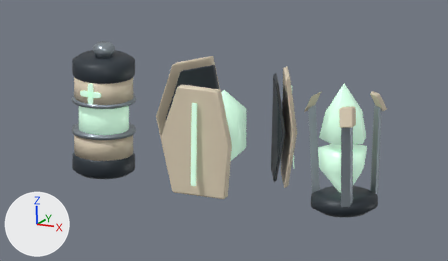
What one commit did to the Blender file unity-vfx-preview/Art/PowerCells.blend.
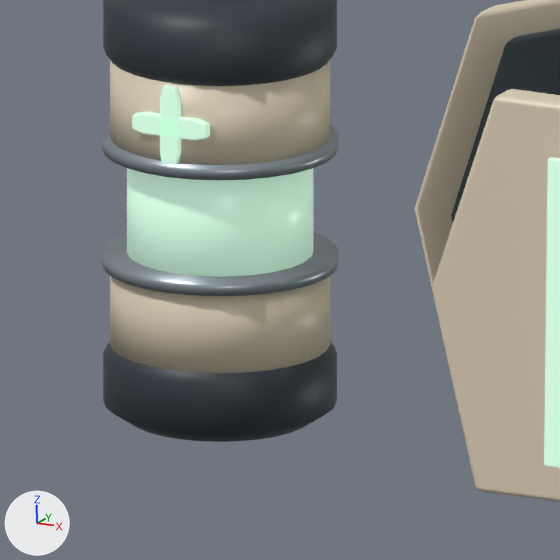
Each version is shown from the file's camera 'Preview', then close up on the part from 10% to 44% of the width and 23% to 81% of the height. Every picture has the same lights, and +X, +Y and +Z are marked at lower left. The last two pictures show the newer version.

Before the edit, the objects in view are built like this:
```python
me_cross_bar = bpy.data.meshes.new('Cross bar')
me_cross_bar.from_pydata(...)  # 80 vertices, 74 faces; spans x -0.05..0.05, y -0.137..-0.125, z 0.112..0.138
me_cross_bar.materials.append(mat_glow)  # green #cbf3da, glowing green #cbf3da
me_cross_stem = bpy.data.meshes.new('Cross stem')
me_cross_stem.from_pydata(...)  # 80 vertices, 74 faces; spans x -0.013..0.013, y -0.137..-0.125, z 0.075..0.175
me_cross_stem.materials.append(mat_glow)  # green #cbf3da, glowing green #cbf3da
me_petal_edge_light = bpy.data.meshes.new('Petal edge light')
me_petal_edge_light.from_pydata(...)  # 56 vertices, 54 faces; spans x -0.012..0.012, y -0.31..-0.29, z -0.18..0.2
me_petal_edge_light.materials.append(mat_glow)  # green #cbf3da, glowing green #cbf3da
ob_cross_bar = bpy.data.objects.new('Cross bar', me_cross_bar)
ob_cross_bar.parent = ob_med
ob_cross_bar.location = (0.0, 0.0, 0.0)
ob_cross_stem = bpy.data.objects.new('Cross stem', me_cross_stem)
ob_cross_stem.parent = ob_med
ob_cross_stem.location = (0.0, 0.0, 0.0)
ob_petal_edge_light = bpy.data.objects.new('Petal edge light', me_petal_edge_light)
ob_petal_edge_light.parent = ob_shield
ob_petal_edge_light.location = (0.0, 0.0, 0.0)
# also in view: 'Lower cap' at (-0.6, 0.0, -0.22); 'Window ring.001' at (-0.6, 0.0, 0.072); 'Upper cap' at (-0.6, 0.0, 0.22); 'Ceramic shield petal.002' at (-0.253, 0.172, 0.01); 'Window ring' at (-0.6, 0.0, -0.072)
```
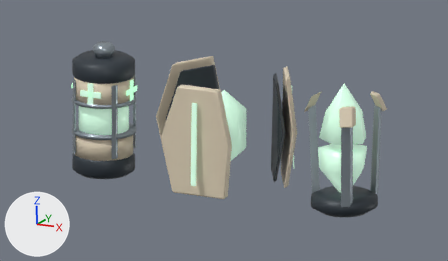
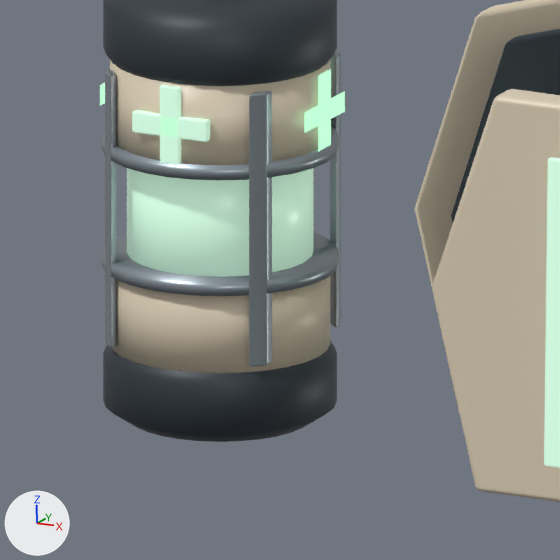
What differs and where, as boxes (x1, y1, x2, y2) in the close-ups (560 x 560 px):
'Clamp rib', added: after (249, 91, 272, 367)
'Clamp rib.003', added: after (105, 69, 116, 348)
'Clamp rib.001', added: after (330, 50, 341, 327)
'Cross stem.001', added (green): after (318, 69, 331, 152)
'Cross bar.001', added (green): after (304, 91, 345, 133)

The edits, one by one:
Mesh me_clamp_rib_003 is new.
It has 56 vertices, 54 faces and spans x -0.109..-0.092, y -0.107..-0.077, z -0.17..0.17.
It uses material mat_alloy (grey #97a2aa).
Mesh me_cross_bar_003 is new.
It has 40 vertices, 38 faces and spans x -0.137, y -0.0485..0.0605, z 0.112..0.138.
It uses material mat_glow (green #cbf3da, glowing green #cbf3da).
Mesh me_clamp_rib_001 is new.
It has 56 vertices, 54 faces and spans x 0.092..0.109, y 0.093..0.123, z -0.17..0.17.
It uses material mat_alloy (grey #97a2aa).
Mesh me_cross_stem_001 is new.
It has 40 vertices, 38 faces and spans x 0.137, y -0.0115..0.0235, z 0.075..0.175.
It uses material mat_glow (green #cbf3da, glowing green #cbf3da).
Mesh me_cross_bar_001 is new.
It has 40 vertices, 38 faces and spans x 0.137, y -0.0485..0.0605, z 0.112..0.138.
It uses material mat_glow (green #cbf3da, glowing green #cbf3da).
Mesh me_clamp_rib is new.
It has 56 vertices, 54 faces and spans x 0.092..0.109, y -0.107..-0.077, z -0.17..0.17.
It uses material mat_alloy (grey #97a2aa).
Object 'Clamp rib.003' (ob_clamp_rib_003) is new; it shows me_clamp_rib_003.
Its parent is ob_med.
Its location is (0.0, 0.0, 0.0).
Object 'Cross bar.003' (ob_cross_bar_003) is new; it shows me_cross_bar_003.
Its parent is ob_med.
Its location is (0.0, 0.0, 0.0).
Object 'Clamp rib.001' (ob_clamp_rib_001) is new; it shows me_clamp_rib_001.
Its parent is ob_med.
Its location is (0.0, 0.0, 0.0).
Object 'Cross stem.001' (ob_cross_stem_001) is new; it shows me_cross_stem_001.
Its parent is ob_med.
Its location is (0.0, 0.0, 0.0).
Object 'Cross bar.001' (ob_cross_bar_001) is new; it shows me_cross_bar_001.
Its parent is ob_med.
Its location is (0.0, 0.0, 0.0).
Object 'Clamp rib' (ob_clamp_rib) is new; it shows me_clamp_rib.
Its parent is ob_med.
Its location is (0.0, 0.0, 0.0).
